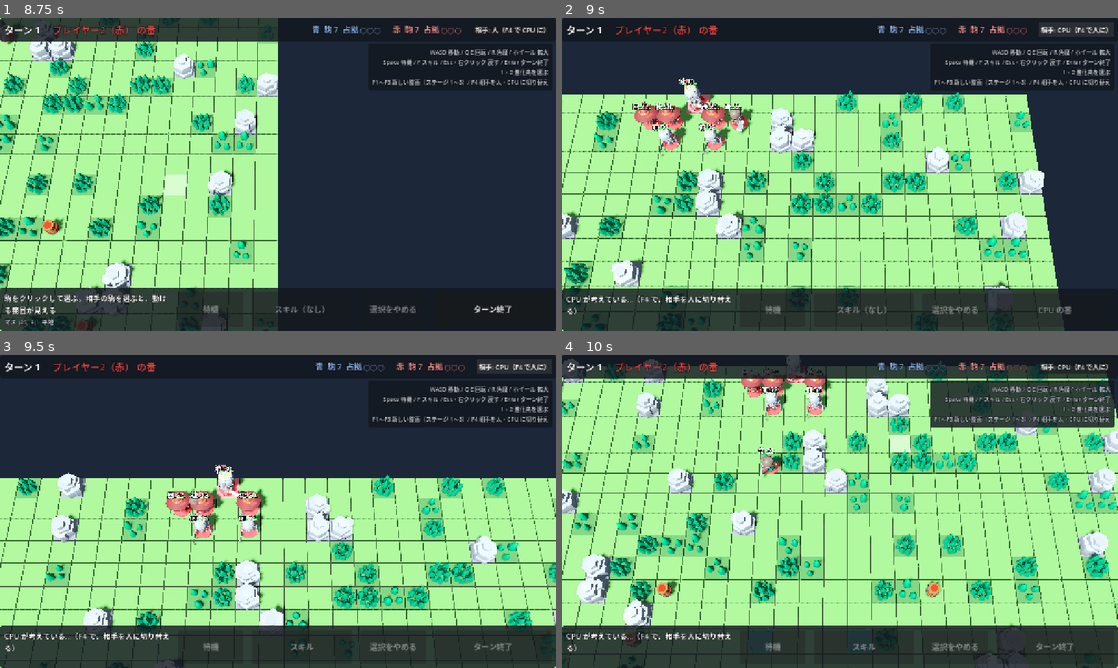
Above: before the commit, frames 1-4 (two rows, left to right).
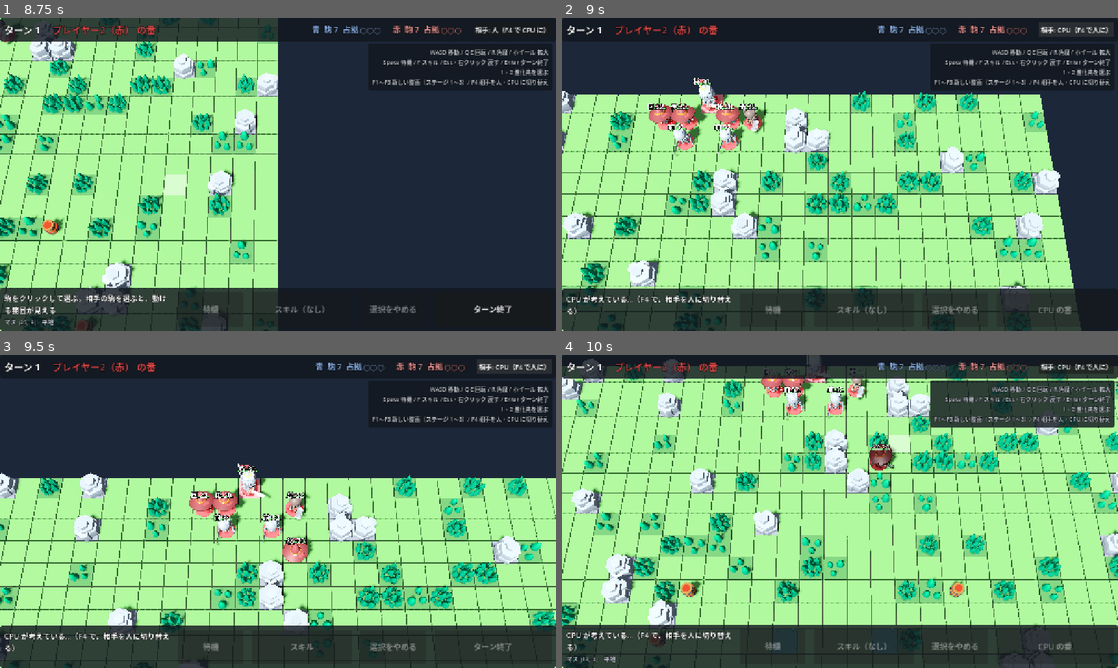
Above: after the commit, the same moments.

Repository: mattyan1053/pj-legion
Game: Godot game, scene res://prototype/board_prototype.tscn
The game is run twice, just before and just after one commit, with the same random seed, the same clock (stepped at 60 frames per second) and the same inputs.
Inputs (mouse positions are in pixels of both pictures, inside the frame that each line leads up to):
- Up to frame 1 (8.75 s): click "相手: CPU（F4 で人に）" at 0.5 s; tap Enter at 1.25, 2.1, 8.1 s; move the mouse to (400, 158) at 1.27 s; hold D 1.28-2.03 s; tap F at 1.35, 7.35 s; click (400, 158) at 1.42 s; tap Space at 1.52, 2.27, 3.77, 4.52, 5.27, 6.77, 7.52, 8.27 s; move the mouse to (166, 190) at 2.02 s; hold S 2.03-2.78 s; move the mouse to (333, 105) at 2.77 s; hold D 2.78-3.53 s; tap Keypad Enter at 2.85 s; move the mouse to (250, 237) at 3.52 s; hold W 3.53-4.28 s; tap 1 at 3.6 s; click (250, 237) at 3.67 s; move the mouse to (444, 221) at 4.27 s; hold A 4.28-5.78 s; tap 2 at 4.35 s; move the mouse to (111, 127) at 5.02 s; tap Q at 5.1 s; move the mouse to (305, 174) at 5.77 s; hold S 5.78-6.53 s; tap E at 5.85 s; click (305, 174) at 5.92 s; move the mouse to (194, 96) at 6.52 s; hold D 6.53-7.28 s; tap R at 6.6 s; move the mouse to (400, 158) at 7.27 s; hold W 7.28-8.03 s; move the mouse to (166, 190) at 8.02 s; hold D from 8.03 s (still down); click (166, 190) at 8.17 s
- Up to frame 2 (9 s): release D at 8.75 s; click "相手: 人（F4 で CPU に）" at 8.75 s
- Up to frame 3 (9.5 s): no input
- Up to frame 4 (10 s): move the mouse to (895, 442) at 9.52 s; hold S from 9.53 s (still down); tap Keypad Enter at 9.6 s

Frame 1 is identical in both runs. In frame 2, 25% of the frame differs, in the area x 0-94%, y 19-100%; in frame 3, 23%; in frame 4, 35%, in the area x 0-100%, y 0-100%.

Commit message:
:sparkles: Make CPU raiders hunt soft units next to their army instead of rushing the HQ alone
Co-Authored-By: Claude Fable 5.2 <noreply@anthropic.com>
Claude-Session: https://claude.ai/code/session_019skPmyxdCv3K5D5otCgzmw

Diff:
--- a/rules/cpu_player.gd
+++ b/rules/cpu_player.gd
@@ -18,7 +18,7 @@
 
 ## 駒を動かす順（役割）。奇襲 → 後衛 → 前衛 → 回復 → 将。
 const ROLE_ORDER: Array[UnitKind.Role] = [
-	UnitKind.Role.RAIDER, UnitKind.Role.REARGUARD, UnitKind.Role.VANGUARD, UnitKind.Role.HEALER, UnitKind.Role.NONE,
+	UnitKind.Role.REARGUARD, UnitKind.Role.VANGUARD, UnitKind.Role.RAIDER, UnitKind.Role.HEALER, UnitKind.Role.NONE,
 ]
 ## 役割 -> [目標へ 1 マス近づく価値, 受けうるダメージ 1 の重さ（攻撃・回復する手）, 同（動くだけの手）, 倒されうるマスの減点]。
 ## 動くだけの手のほうが重い: 手を出さずに敵の届くマスへ入ると、先に殴られるだけになる。前衛は構わず前へ出て、盾になる。
@@ -26,7 +26,7 @@
 	UnitKind.Role.NONE: [8.0, 1.0, 1.0, 5000.0],  # 将。倒されうるマスには立たない。それ以外は本陣を空けない
 	UnitKind.Role.VANGUARD: [4.0, 0.15, 0.15, 10.0],
 	UnitKind.Role.REARGUARD: [4.0, 0.5, 1.5, 25.0],
-	UnitKind.Role.RAIDER: [4.0, 0.35, 1.0, 20.0],
+	UnitKind.Role.RAIDER: [4.0, 0.35, 1.0, 60.0],
 	UnitKind.Role.HEALER: [3.0, 0.8, 1.5, 30.0],
 }
 ## 戦える駒（前衛・後衛・奇襲）が 1 体も残っていないときの将。待っていても勝てないので、自分で敵へ向かう。
@@ -75,6 +75,13 @@
 ## 将のいない自分の本陣のマスに立つ価値（敵が GUARD_RADIUS 以内にいるとき。乗っていれば、敵は占拠できない）。
 const HQ_GUARD_VALUE := 80.0
 const GUARD_RADIUS := 10
+## 奇襲が、空いている敵の本陣へ乗りに行く距離（歩数）。これより遠ければ、敵の駒を狙う。
+const RAID_STEPS := 12
+## 奇襲は、敵の駒を狙う間、味方の前衛・後衛のいちばん近い駒から SUPPORT_DISTANCE マスより離れない。
+## 離れた 1 マスにつき ISOLATION_WEIGHT を引く（目標へ 1 マス近づく価値より大きい。倒せる手なら、離れても踏み込む）。
+const SUPPORT_ROLES: Array[UnitKind.Role] = [UnitKind.Role.VANGUARD, UnitKind.Role.REARGUARD]
+const SUPPORT_DISTANCE := 4
+const ISOLATION_WEIGHT := 5.0
 ## 巡航の減点（同じ良さなら、巡航しない）。
 const CRUISE_PENALTY := 0.5
 ## 後衛が、狙う相手から 1 マス離れている価値（射程の中で、なるべく遠くに立つ）。
@@ -100,6 +107,7 @@
 ## 煙幕: 中に、離れたところからしか届かない攻撃に狙われている味方がこの数だけいれば置く。
 ## 防げるダメージの価値の何倍を見込むか（敵は狙いを替えられるので、1 より小さい）。
 const SMOKE_MIN_UNITS := 2
+const SMOKE_MIN_VALUE := 20.0
 const SMOKE_COVER_RATE := 0.75
 ## バリア: 次の相手の番に自分に届く攻撃のうち、いちばん弱い 1 回を防ぐと見込む（敵は弱い攻撃で先にはがす）。
 ## その価値は、その攻撃 1 回ぶんのダメージの価値の何倍か（攻撃されないまま期限で消えることもあるので、1 より小さい）。
@@ -166,6 +174,8 @@
 var _hq_in_danger := false
 var _lethal_penalty := 0.0
 var _stand_off := false
+## いま考えている駒（奇襲）が離れすぎないようにする味方（前衛・後衛）のマス。空なら、見ない。
+var _support: Array[Vector2i] = []
 ## いま考えている駒が、ほかのマスへ動いたあとの射程（動くと外れる状態で伸びた射程は、動くと戻る）。
 var _moved_reach := 0
 ## いま考えている駒が、戦える駒のいなくなった軍の将か。
@@ -311,8 +321,8 @@
 ## 動く先を決めたら、そこで何をするかは次の呼び出し（_follow_up）がもう一度決める（同じ見積もりを使うので、同じ結論になる）。
 func _plan(unit: Unit) -> BattleAction:
 	var options := _battle.options(unit.id)
+	_build_threats()
 	_set_goal(unit)
-	_build_threats()
 	_moved_reach = Statuses.stat_after_move(unit, Unit.Stat.ATTACK_RANGE)
 
 	# 動くだけ（待機）の手。
@@ -604,7 +614,7 @@
 			var rate := KING_DAMAGE_VALUE if unit.kind == UnitKind.Id.KING else DAMAGE_VALUE
 			covered += 1
 			value += SMOKE_COVER_RATE * rate * mini(saved, unit.hp)
-	return value if covered >= SMOKE_MIN_UNITS else 0.0
+	return value if covered >= SMOKE_MIN_UNITS or value >= SMOKE_MIN_VALUE else 0.0
 
 
 ## バリアを付けた価値。次の相手の番に、いまのマスの自分を攻撃できる敵がいれば、防げる 1 回ぶんを見込む
@@ -650,8 +660,8 @@
 ## - 自分の本陣に乗っている敵と入れ替わる（占拠が途切れる。OCCUPIER_KILL_BONUS を足す）
 func _shadow_step_value(used: SkillUsedEvent, sim: Battle) -> float:
 	var unit := _battle.unit_by_id(used.unit_id)
+	_build_threats()
 	_set_goal(unit)
-	_build_threats()
 	var best := 0.0
 	var killed_id := 0
 	for action in sim.options(used.unit_id).actions():
@@ -703,6 +713,11 @@
 			value += HQ_HOLD_VALUE * _battle.capture_turns[_me]
 	if cell == _my_hq and _hq_in_danger and UnitKind.role(unit.kind) != UnitKind.Role.RAIDER:
 		value += HQ_GUARD_VALUE
+	if not _support.is_empty():
+		var apart := _FAR
+		for friend_cell in _support:
+			apart = mini(apart, Combat.distance(cell, friend_cell))
+		value -= ISOLATION_WEIGHT * maxi(0, apart - SUPPORT_DISTANCE)
 	var threat := _threat_at(unit, cell, ignored_id)
 	value -= (_danger_weight if acting else _idle_danger_weight) * threat
 	if threat >= unit.hp:
@@ -725,15 +740,21 @@
 	_idle_danger_weight = lerpf(style[_IDLE_DANGER], minf(style[_DANGER], style[_IDLE_DANGER]), bold)
 	_lethal_penalty = style[_LETHAL]
 	_stand_off = role == UnitKind.Role.REARGUARD
+	_support = []
 	var goal := _my_hq if _my_hq != Board.NO_CELL else unit.cell
 	_goal_reach = 0
 	if unit.kind == UnitKind.Id.KING and not _lone_king:
 		pass
-	elif role == UnitKind.Role.RAIDER and _foe_hq != Board.NO_CELL:
-		goal = _foe_hq
-		var occupant := _battle.unit_at(goal)
-		if occupant != null and occupant != unit:
+	elif role == UnitKind.Role.RAIDER:
+		var prey := _prey(unit)
+		if _can_raid_hq(unit):
+			goal = _foe_hq
+		elif prey != null:
+			goal = prey.cell
 			_goal_reach = unit.attack_range()
+			for other in _battle.units:
+				if other.side == _me and other != unit and UnitKind.role(other.kind) in SUPPORT_ROLES:
+					_support.append(other.cell)
 	elif role == UnitKind.Role.HEALER:
 		var friend := _friend_to_follow(unit)
 		if friend != null:
@@ -753,6 +774,43 @@
 		if other.side == _me and other.kind != UnitKind.Id.KING and UnitKind.role(other.kind) != UnitKind.Role.HEALER:
 			return true
 	return false
+
+
+## 奇襲が、敵の本陣へ乗りに行くか。もう乗っているか、本陣が空いていて、RAID_STEPS 歩以内で、
+## いまそこに立っても倒されない（危険の見積もりが HP より小さい）とき。_build_threats のあとに呼ぶ。
+func _can_raid_hq(unit: Unit) -> bool:
+	if _foe_hq == Board.NO_CELL:
+		return false
+	if unit.cell == _foe_hq:
+		return true
+	if _battle.unit_at(_foe_hq) != null:
+		return false
+	if _steps_from(_foe_hq)[unit.cell.y * _board.size.x + unit.cell.x] > RAID_STEPS:
+		return false
+	return _threat_at(unit, _foe_hq, 0) < unit.hp
+
+
+## 奇襲が狙う敵。やわらかい駒（後衛・回復）を先に、次に奇襲、最後に前衛と将。同じなら、歩数の近いもの。
+func _prey(unit: Unit) -> Unit:
+	var from := _steps_from(unit.cell)
+	var width := _board.size.x
+	var best: Unit = null
+	var best_key := Vector2i(_FAR, _FAR)
+	for other in _battle.units:
+		if other.side != _foe:
+			continue
+		var rank := 2
+		match UnitKind.role(other.kind):
+			UnitKind.Role.REARGUARD, UnitKind.Role.HEALER:
+				rank = 0
+			UnitKind.Role.RAIDER:
+				rank = 1
+		# 駒のいるマスは歩数の表で通れるので、そのマスまでの歩数で測る。
+		var key := Vector2i(rank, from[other.cell.y * width + other.cell.x])
+		if key < best_key:
+			best = other
+			best_key = key
+	return best
 
 
 ## 前衛・後衛（と、戦える駒のいなくなった軍の将）が向かう敵（プレイヤーの駒）。侵入者を先に、その中でいちばん近いもの（マンハッタン距離）。
--- a/tests/rules/skills/test_smoke_grenade.gd
+++ b/tests/rules/skills/test_smoke_grenade.gd
@@ -114,12 +114,25 @@
 		assert_true(FieldEffects.smoke_of(battle, unit) != null, "狙われている味方が煙幕の外")
 
 
-func test_cpu_does_not_smoke_a_single_ally() -> void:
+func test_cpu_does_not_smoke_a_single_ally_under_one_shot() -> void:
 	var battle := _cpu_battle()
 	battle.add_unit(UnitKind.Id.COMMANDO, P1, Vector2i(3, 2))
 	battle.add_unit(UnitKind.Id.SHIELD_TROOPER, P1, Vector2i(5, 2)).acted = true
 	battle.add_unit(UnitKind.Id.SNIPER, P2, Vector2i(10, 2))
 	assert_true(_skill_uses_in_phase(battle).is_empty())
+
+
+func test_cpu_smokes_a_single_ally_under_heavy_fire() -> void:
+	var battle := _cpu_battle()
+	var commando := battle.add_unit(UnitKind.Id.COMMANDO, P1, Vector2i(3, 2))
+	var ally := battle.add_unit(UnitKind.Id.SHIELD_TROOPER, P1, Vector2i(5, 2))
+	ally.acted = true
+	battle.add_unit(UnitKind.Id.SNIPER, P2, Vector2i(10, 1))
+	battle.add_unit(UnitKind.Id.SNIPER, P2, Vector2i(10, 3))
+	var uses := _skill_uses_in_phase(battle)
+	assert_eq(uses.size(), 1, "2 体に狙われた味方を、煙幕で守らなかった")
+	assert_eq(uses[0].unit_id, commando.id)
+	assert_true(FieldEffects.smoke_of(battle, ally) != null)
 
 
 func test_cpu_does_not_smoke_against_melee_only() -> void:
--- a/tests/rules/test_cpu_player.gd
+++ b/tests/rules/test_cpu_player.gd
@@ -162,6 +162,69 @@
 	_play_phase(battle)
 	assert_eq(commando.cell, HQ2, "占拠の途中で本陣を離れた")
 	assert_eq(battle.capture_turns[P1], 2)
+
+
+func test_raider_stays_off_an_enemy_hq_where_it_would_be_defeated() -> void:
+	var battle := _battle()
+	battle.add_unit(UnitKind.Id.KING, P1, HQ1)
+	battle.add_unit(UnitKind.Id.KING, P2, Vector2i(15, 4))
+	battle.add_unit(UnitKind.Id.SNIPER, P2, Vector2i(13, 4))
+	var commando := battle.add_unit(UnitKind.Id.COMMANDO, P1, Vector2i(10, 0))
+	var cpu := CpuPlayer.new()
+	assert_true(cpu.danger(battle, commando.id, HQ2) >= commando.hp)
+	_play_phase(battle)
+	assert_ne(commando.cell, HQ2, "倒されうる本陣に乗った")
+
+
+func test_raider_does_not_run_ahead_of_its_army() -> void:
+	var battle := _battle_with_kings()
+	var commando := battle.add_unit(UnitKind.Id.COMMANDO, P1, Vector2i(1, 2))
+	var trooper := battle.add_unit(UnitKind.Id.SHIELD_TROOPER, P1, Vector2i(1, 3))
+	battle.add_unit(UnitKind.Id.SNIPER, P2, Vector2i(14, 2))
+	_play_phase(battle)
+	# 巡航なら 12 マス進めるが、前衛から離れすぎない。
+	assert_true(commando.cell.x > 1, "前へ出なかった")
+	assert_true(Combat.distance(commando.cell, trooper.cell) <= CpuPlayer.SUPPORT_DISTANCE, "味方から離れすぎた")
+
+
+func test_raider_heads_for_the_soft_units_first() -> void:
+	var battle := _battle_with_kings()
+	var commando := battle.add_unit(UnitKind.Id.COMMANDO, P1, Vector2i(1, 2))
+	battle.add_unit(UnitKind.Id.SHIELD_TROOPER, P1, Vector2i(1, 3))
+	var paladin := battle.add_unit(UnitKind.Id.PALADIN, P2, Vector2i(11, 0))
+	var priest := battle.add_unit(UnitKind.Id.PRIEST, P2, Vector2i(13, 4))
+	_play_phase(battle)
+	# 前衛のほうが近いが、回復役のいる側へ寄る。
+	assert_true(Combat.distance(commando.cell, priest.cell) < Combat.distance(Vector2i(1, 2), priest.cell))
+	assert_eq(commando.cell.y, 4, "やわらかい駒のいる側へ寄らなかった（%s）" % commando.cell)
+	assert_true(paladin.hp == paladin.max_hp())
+
+
+func test_raider_strikes_a_unit_it_can_defeat_even_far_from_its_army() -> void:
+	var battle := _battle_with_kings()
+	var commando := battle.add_unit(UnitKind.Id.COMMANDO, P1, Vector2i(1, 2))
+	battle.add_unit(UnitKind.Id.SHIELD_TROOPER, P1, Vector2i(0, 2)).acted = true
+	var sniper := battle.add_unit(UnitKind.Id.SNIPER, P2, Vector2i(8, 2))
+	_play_phase(battle)
+	assert_eq(battle.unit_by_id(sniper.id), null, "倒せる後衛を倒さなかった")
+	assert_true(commando.acted)
+
+
+func test_fighters_act_before_raiders() -> void:
+	# 奇襲は、前衛と後衛が動いたあとに動く（敵が減ったあとの危険を見て、踏み込む先を選べる）。
+	var battle := _battle_with_kings()
+	battle.add_unit(UnitKind.Id.COMMANDO, P1, Vector2i(1, 1))
+	battle.add_unit(UnitKind.Id.SNIPER, P1, Vector2i(1, 2))
+	battle.add_unit(UnitKind.Id.SHIELD_TROOPER, P1, Vector2i(1, 3))
+	battle.add_unit(UnitKind.Id.MEDIC, P1, Vector2i(1, 4))
+	var order: Array[UnitKind.Id] = []
+	for action in _play_phase(battle):
+		var unit := battle.unit_by_id(action.get("unit_id")) if action.get("unit_id") != null else null
+		if unit != null and not order.has(unit.kind):
+			order.append(unit.kind)
+	assert_eq(order, [
+		UnitKind.Id.SNIPER, UnitKind.Id.SHIELD_TROOPER, UnitKind.Id.COMMANDO, UnitKind.Id.MEDIC, UnitKind.Id.KING,
+	] as Array[UnitKind.Id])
 
 
 func test_advances_toward_the_enemy_when_nothing_is_in_reach() -> void:
Not shown, changed: docs/cpu-ai.md
Not shown, changed: docs/skills/smoke-grenade.md
